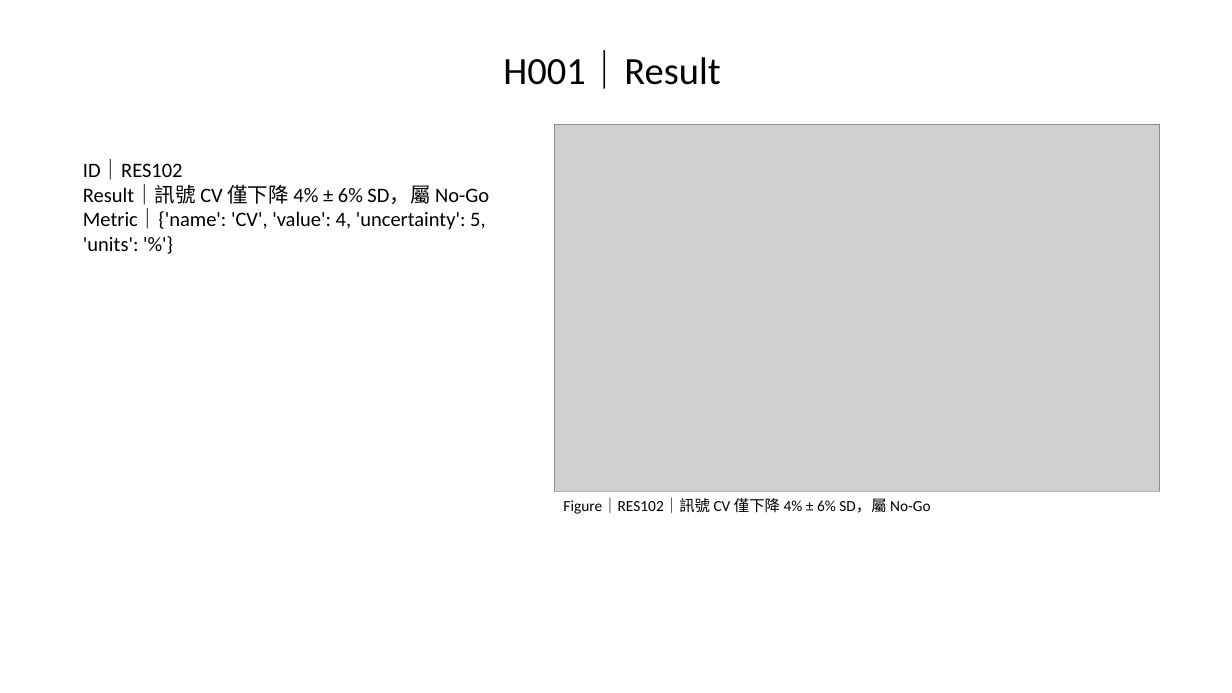
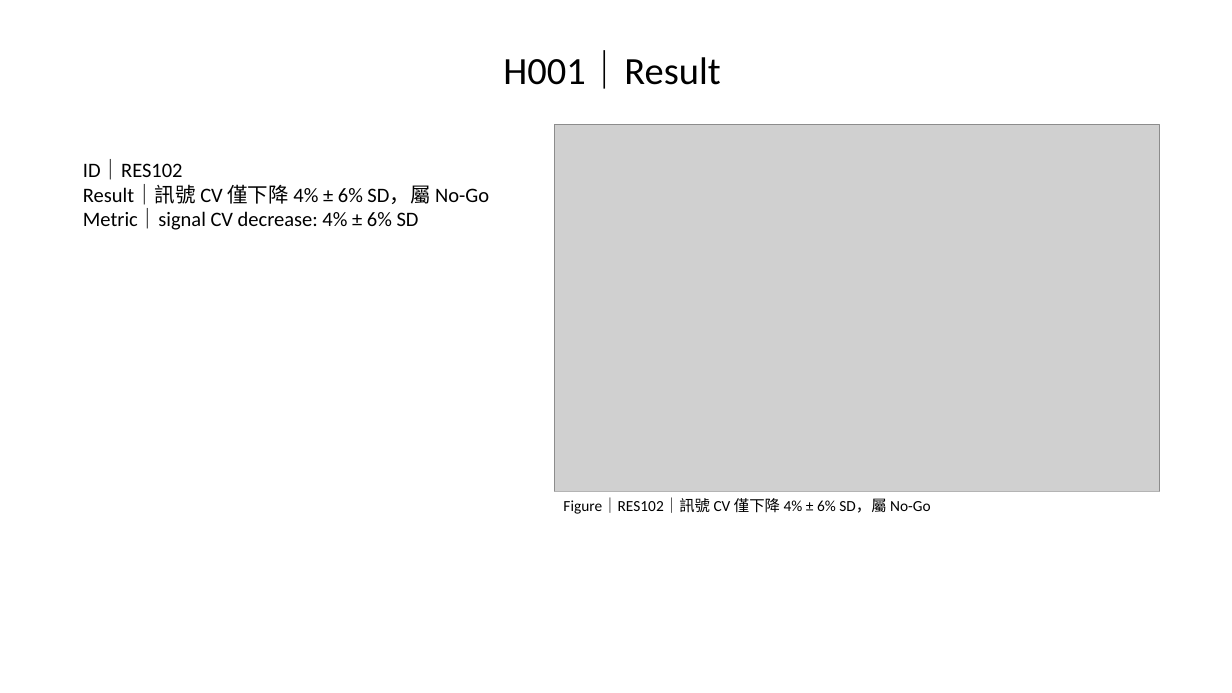
Before and after one commit to Gary0915/AI-Research-SKILLs, a slide deck: slide 12 of thesis-deck-system/artifacts/phase2/n-layer-acceptance-deck.pptx. Drawn at 1232x693 pixels with LibreOffice and Linux fonts; fonts in the diff are those of the drawing; grey boxes stand for pictures. Boxes give left, top, right and bottom in pixels: in the first picture for what was removed or moved away, otherwise in the second. Text is boxed around its words. In the diff, an @@ line names an element or a change of style, - is before the commit and + after.

```diff
--- a/thesis-deck-system/artifacts/phase2/n-layer-acceptance-deck.pptx
+++ b/thesis-deck-system/artifacts/phase2/n-layer-acceptance-deck.pptx
@@ text at [83,209,419,230]: text changed @@
-Metric｜{'name': 'CV', 'value': 4, 'uncertainty': 5, 'units': '%'}
+Metric｜signal CV decrease: 4% ± 6% SD
```
Also in this commit, not shown: 3 other slides changed, 55 other files.
